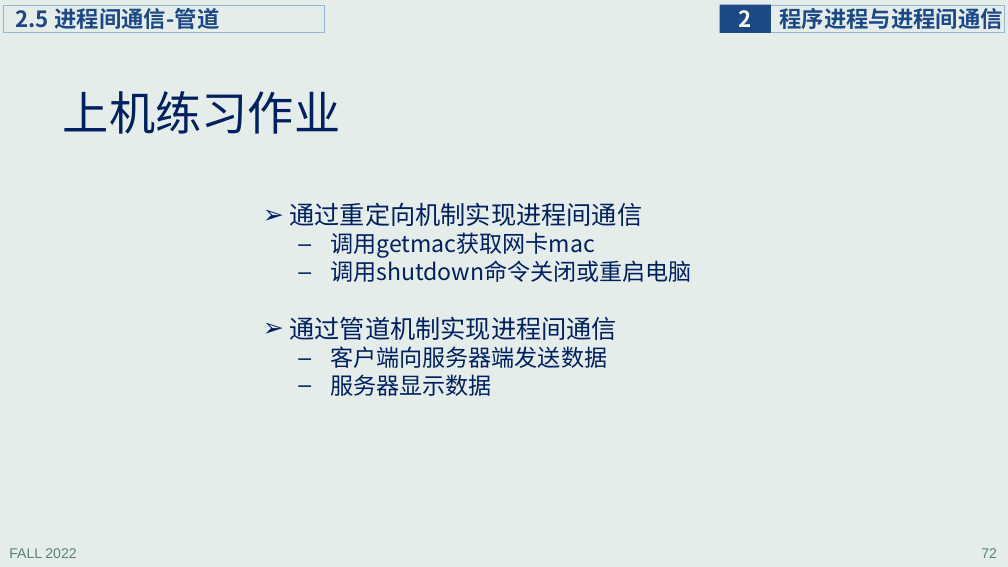
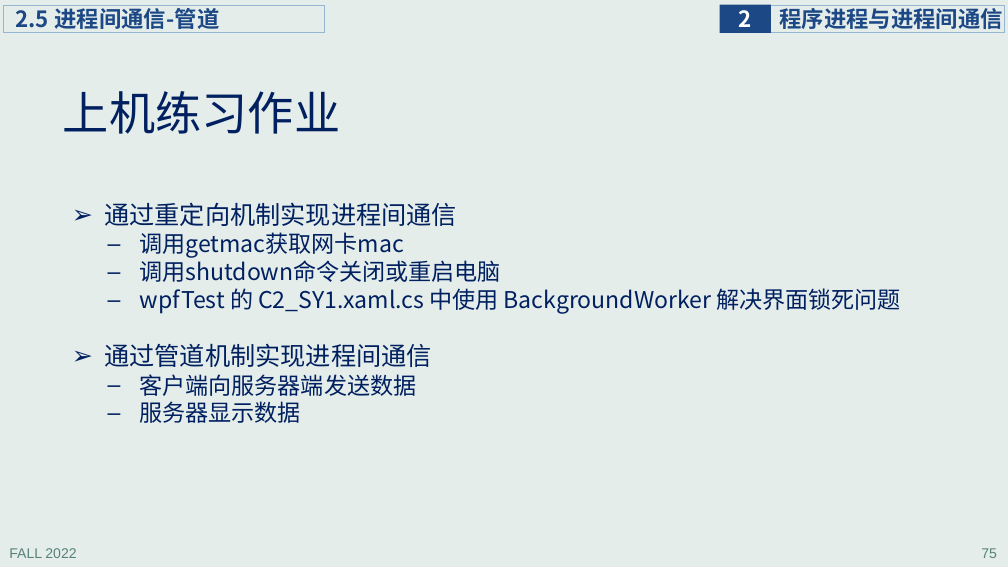
Before and after one commit to principleWindows/win-principle-2022, a slide deck: slide 75 of slides/instruction/principleWindows_2.pptx (slide 72 before the commit). Drawn at 1008x567 pixels with LibreOffice and Linux fonts; fonts in the diff are those of the drawing. Boxes give left, top, right and bottom in pixels: in the first picture for what was removed or moved away, otherwise in the second. Text is boxed around its words. In the diff, an @@ line names an element or a change of style, - is before the commit and + after.

```diff
--- a/slides/instruction/principleWindows_2.pptx
+++ b/slides/instruction/principleWindows_2.pptx
@@ text "通过重定向机制实现进程间通信" moved from (x1=290, y1=202, x2=692, y2=396) to (x1=104, y1=202, x2=900, y2=423) @@
@@ text at (x1=140, y1=288, x2=900, y2=314): paragraph added @@
+  – wpfTest 的 C2_SY1.xaml.cs 中使用 BackgroundWorker 解决界面锁死问题
@@ page number at (x1=981, y1=548, x2=997, y2=558): text changed @@
-72
+75
```
Also in this commit, not shown: 13 other slides changed, 3 slides added, 1 other file.
